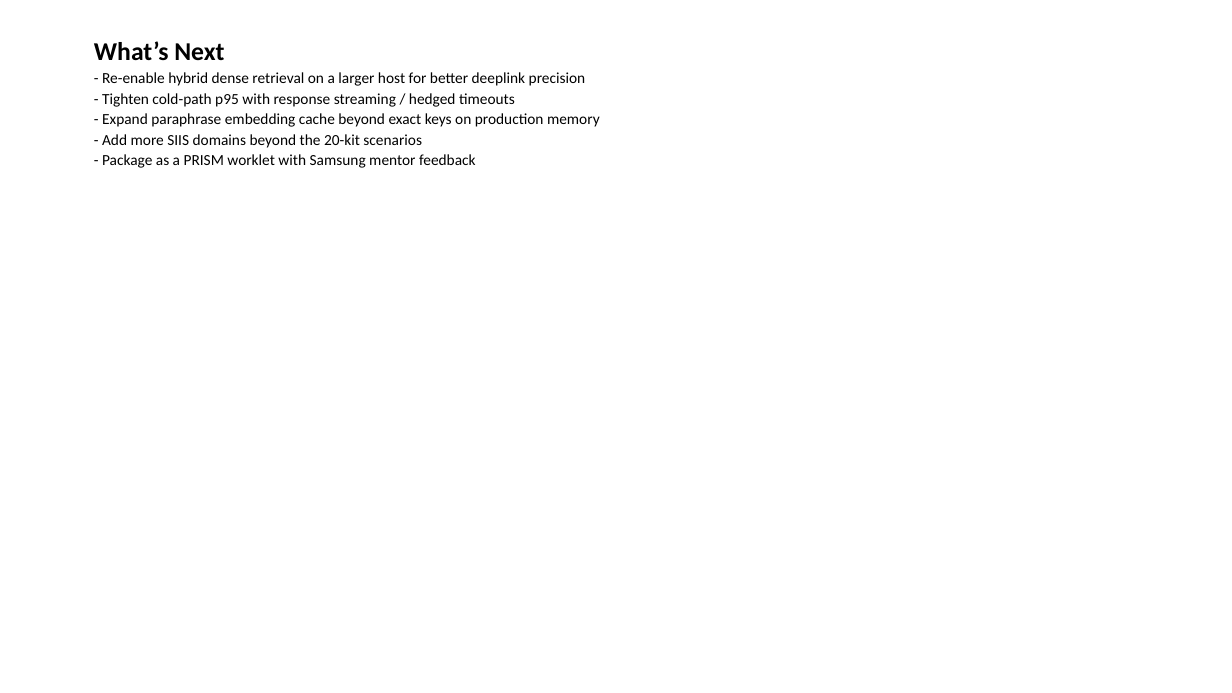
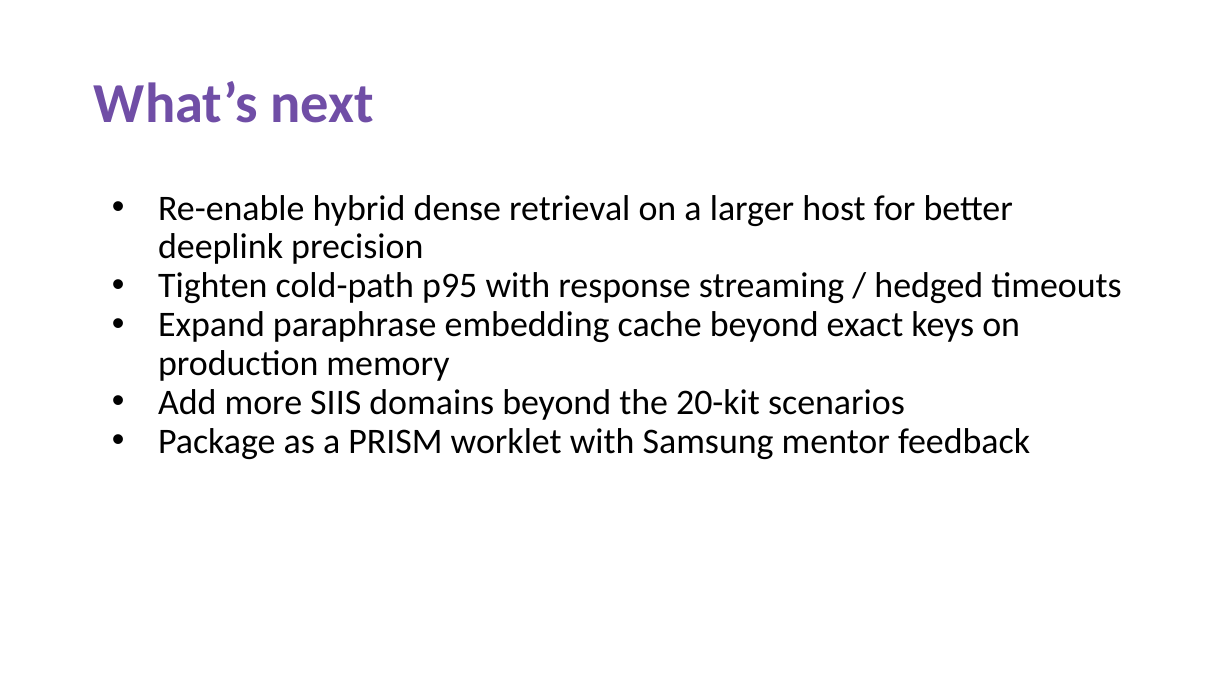
Before and after one commit to visshva-r/SRM_ThinkLoop_Theme2, a slide deck: slide 9 of submission/SRM_ThinkLoop_Submission.pptx. Drawn at 1232x693 pixels with LibreOffice and Linux fonts; fonts in the diff are those of the drawing. Boxes give left, top, right and bottom in pixels: in the first picture for what was removed or moved away, otherwise in the second. Text is boxed around its words. In the diff, an @@ line names an element or a change of style, - is before the commit and + after.

```diff
--- a/submission/SRM_ThinkLoop_Submission.pptx
+++ b/submission/SRM_ThinkLoop_Submission.pptx
@@ title at (x1=94, y1=81, x2=373, y2=123): text changed; size 12 to 44 pt; text colour #000000 to #704EA6; bold on @@
-What’s Next
-- Re-enable hybrid dense retrieval on a larger host for better deeplink precision
-- Tighten cold-path p95 with response streaming / hedged timeouts
-- Expand paraphrase embedding cache beyond exact keys on production memory
-- Add more SIIS domains beyond the 20-kit scenarios
-- Package as a PRISM worklet with Samsung mentor feedback
+What’s next
@@ text added at (x1=158, y1=195, x2=1121, y2=459), 28 pt, text #000000 @@
+• Re-enable hybrid dense retrieval on a larger host for better deeplink precision
+• Tighten cold-path p95 with response streaming / hedged timeouts
+• Expand paraphrase embedding cache beyond exact keys on production memory
+• Add more SIIS domains beyond the 20-kit scenarios
+• Package as a PRISM worklet with Samsung mentor feedback
```
Also in this commit, not shown: 10 other slides changed, 1 other file.
